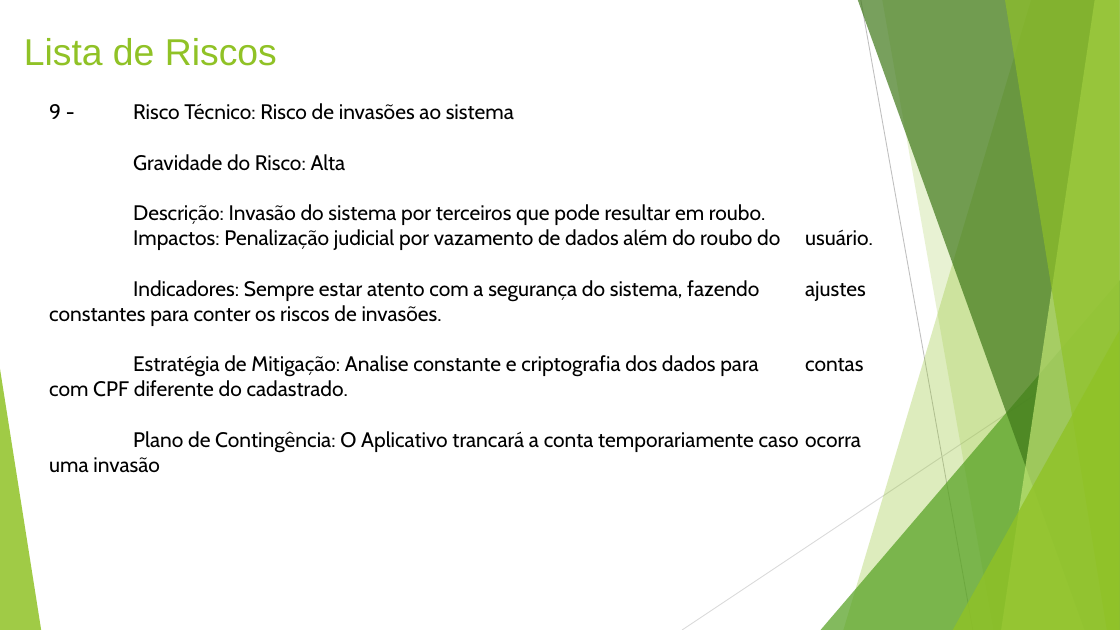
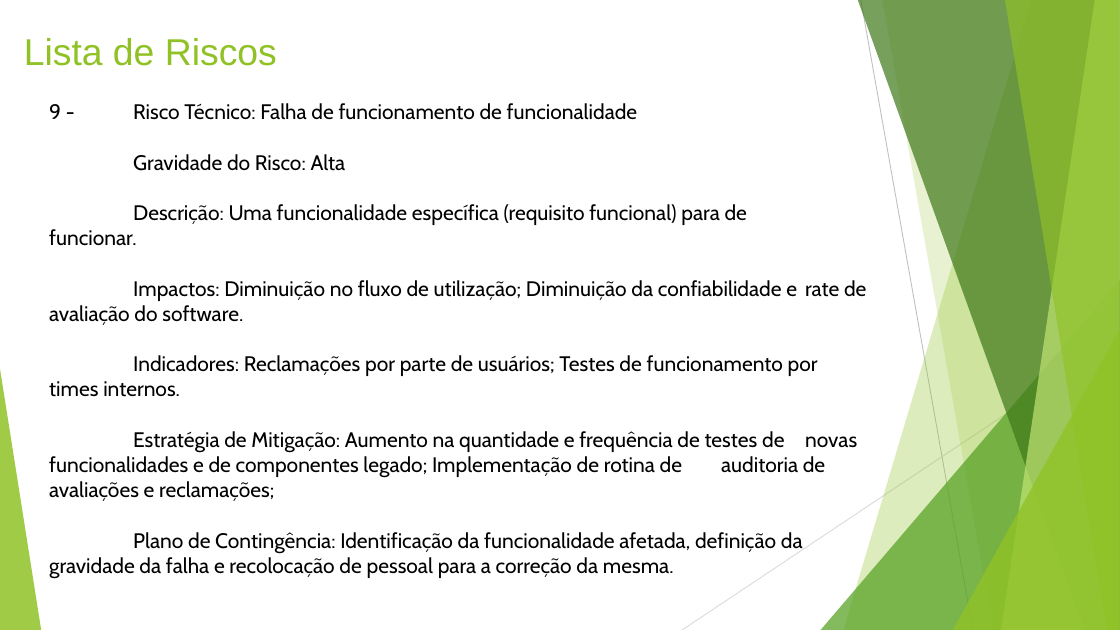
Before and after one commit to GusBaka/aulafurps, a slide deck: slide 13 of Gestão e Qualidade de software 03-04.pptx. Drawn at 1120x630 pixels with LibreOffice and Linux fonts; fonts in the diff are those of the drawing. Boxes give left, top, right and bottom in pixels: in the first picture for what was removed or moved away, otherwise in the second. Text is boxed around its words. In the diff, an @@ line names an element or a change of style, - is before the commit and + after.

```diff
--- a/Gestão e Qualidade de software 03-04.pptx
+++ b/Gestão e Qualidade de software 03-04.pptx
@@ text at (x1=49, y1=103, x2=638, y2=120): text changed @@
-9 - Risco Técnico: Risco de invasões ao sistema
+9 - Risco Técnico: Falha de funcionamento de funcionalidade
@@ text at (x1=49, y1=204, x2=866, y2=579): text changed @@
-Descrição: Invasão do sistema por terceiros que pode resultar em roubo.
-Impactos: Penalização judicial por vazamento de dados além do roubo do usuário.
-Indicadores: Sempre estar atento com a segurança do sistema, fazendo ajustes constantes para conter os riscos de invasões.
-Estratégia de Mitigação: Analise constante e criptografia dos dados para contas com CPF diferente do cadastrado.
-Plano de Contingência: O Aplicativo trancará a conta temporariamente caso ocorra uma invasão
+Descrição: Uma funcionalidade específica (requisito funcional) para de funcionar.
+Impactos: Diminuição no fluxo de utilização; Diminuição da confiabilidade e rate de avaliação do software.
+Indicadores: Reclamações por parte de usuários; Testes de funcionamento por times internos.
+Estratégia de Mitigação: Aumento na quantidade e frequência de testes de novas funcionalidades e de componentes legado; Implementação de rotina de auditoria de avaliações e reclamações;
+Plano de Contingência: Identificação da funcionalidade afetada, definição da gravidade da falha e recolocação de pessoal para a correção da mesma.
```
Also in this commit, not shown: 1 other slide changed.
